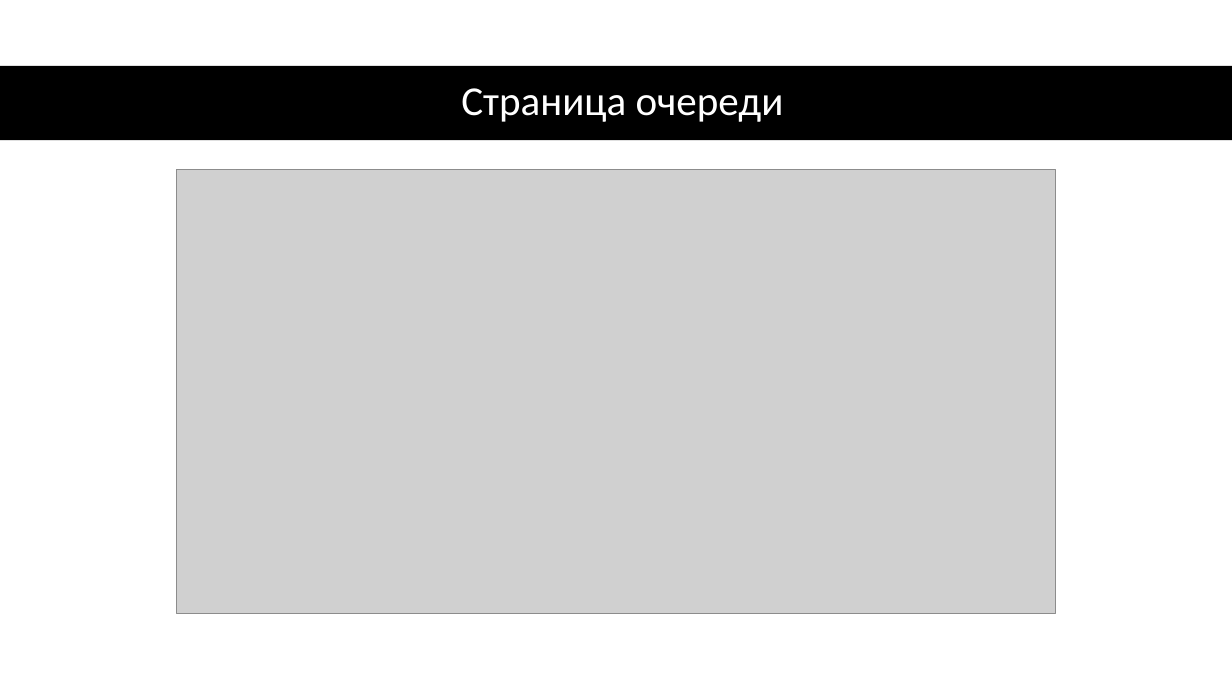
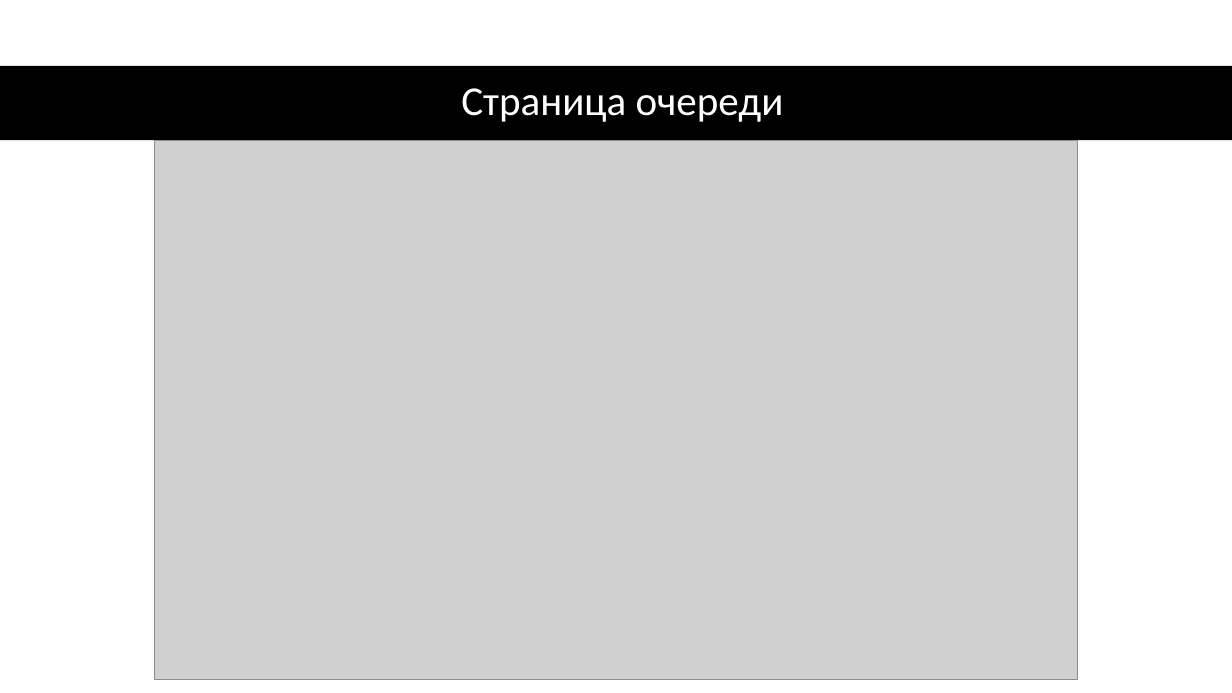
Before and after one commit to AppLoidx/helios-doc, a slide deck: slide 6 of Helios.pptx. Drawn at 1232x693 pixels with LibreOffice and Linux fonts; fonts in the diff are those of the drawing; grey boxes stand for pictures. Boxes give left, top, right and bottom in pixels: in the first picture for what was removed or moved away, otherwise in the second. Text is boxed around its words. In the diff, an @@ line names an element or a change of style, - is before the commit and + after.

```diff
--- a/Helios.pptx
+++ b/Helios.pptx
@@ background #FFFFFF to #FCFCFC @@
@@ rectangle at bbox=[0, 66, 1232, 140]: fill #000000 to #363636 @@
@@ title "Страница очереди" at bbox=[461, 88, 784, 122]: text colour #FFFFFF to #FCFCFC @@
@@ picture: place and size @@
-picture at bbox=[177, 169, 1056, 614]
+picture at bbox=[154, 140, 1077, 680]
```
Also in this commit, not shown: 8 other slides changed, 3 slides added, 1 other file.
